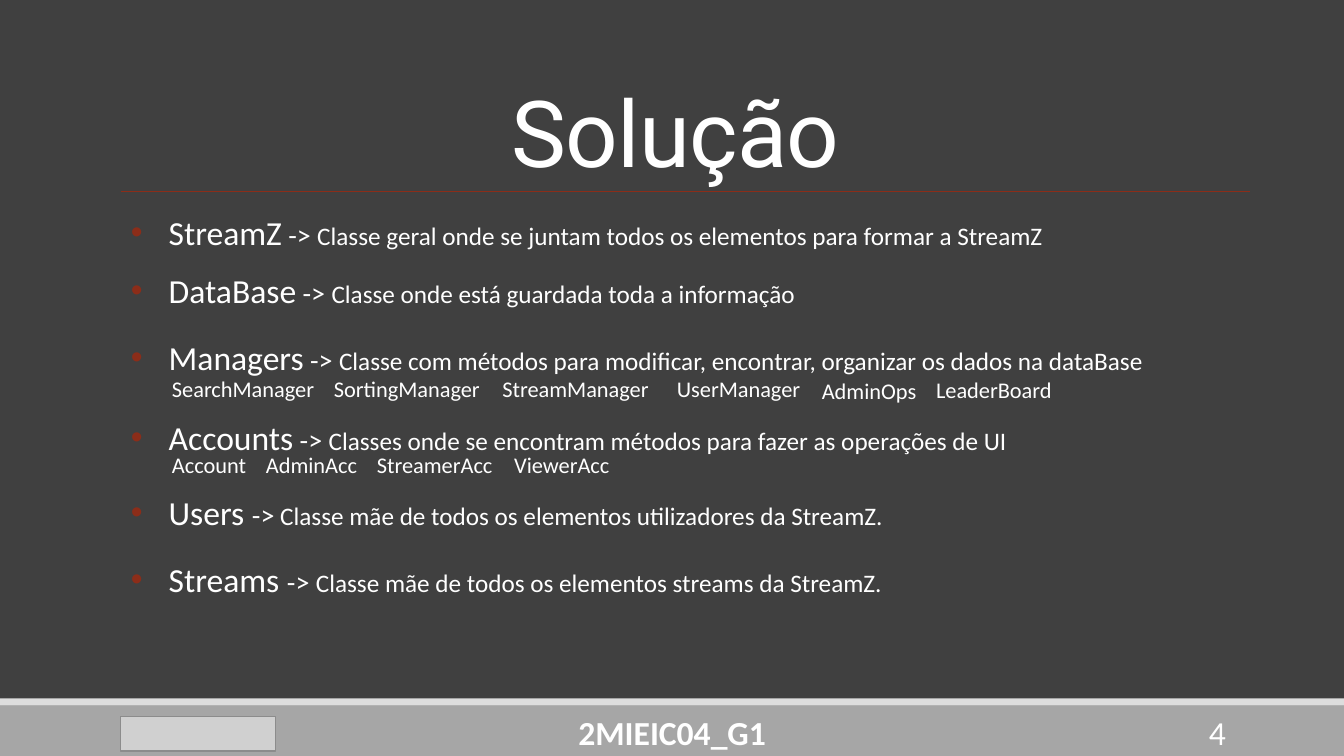
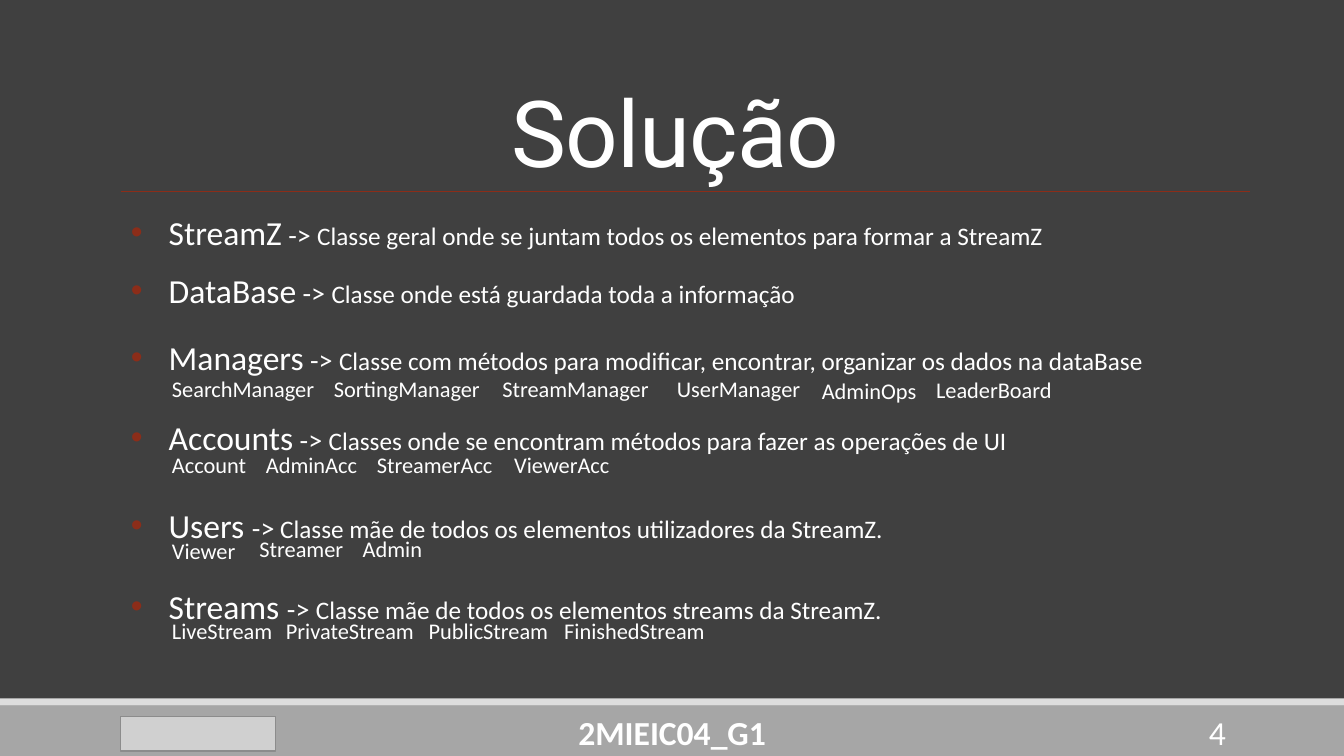
Before and after one commit to DoStini/FEUP-AEDA-proj, a slide deck: slide 4 of StreamZ_Apresentation4.pptx. Drawn at 1344x756 pixels with LibreOffice and Linux fonts; fonts in the diff are those of the drawing; grey boxes stand for pictures. Boxes give left, top, right and bottom in pixels: in the first picture for what was removed or moved away, otherwise in the second. Text is boxed around its words. In the diff, an @@ line names an element or a change of style, - is before the commit and + after.

```diff
--- a/StreamZ_Apresentation4.pptx
+++ b/StreamZ_Apresentation4.pptx
@@ text "Users -> Classe mãe de ..." rewrapped from box(169, 503, 882, 526) to box(169, 516, 882, 547) @@
@@ text added at box(172, 543, 235, 559), 16 pt, text #FFFFFF @@
+Viewer
@@ text added at box(259, 542, 343, 557), 16 pt, text #FFFFFF @@
+Streamer
@@ text added at box(363, 541, 422, 557), 16 pt, text #FFFFFF @@
+Admin
@@ text "Streams -> Classe mãe de ..." rewrapped from box(169, 570, 881, 593) to box(169, 597, 881, 627) @@
@@ text added at box(172, 623, 272, 639), 16 pt, text #FFFFFF @@
+LiveStream
@@ text added at box(286, 623, 414, 639), 16 pt, text #FFFFFF @@
+PrivateStream
@@ text added at box(429, 623, 549, 639), 16 pt, text #FFFFFF @@
+PublicStream
@@ text added at box(564, 623, 704, 639), 16 pt, text #FFFFFF @@
+FinishedStream
```
Also in this commit, not shown: 4 other slides changed.
